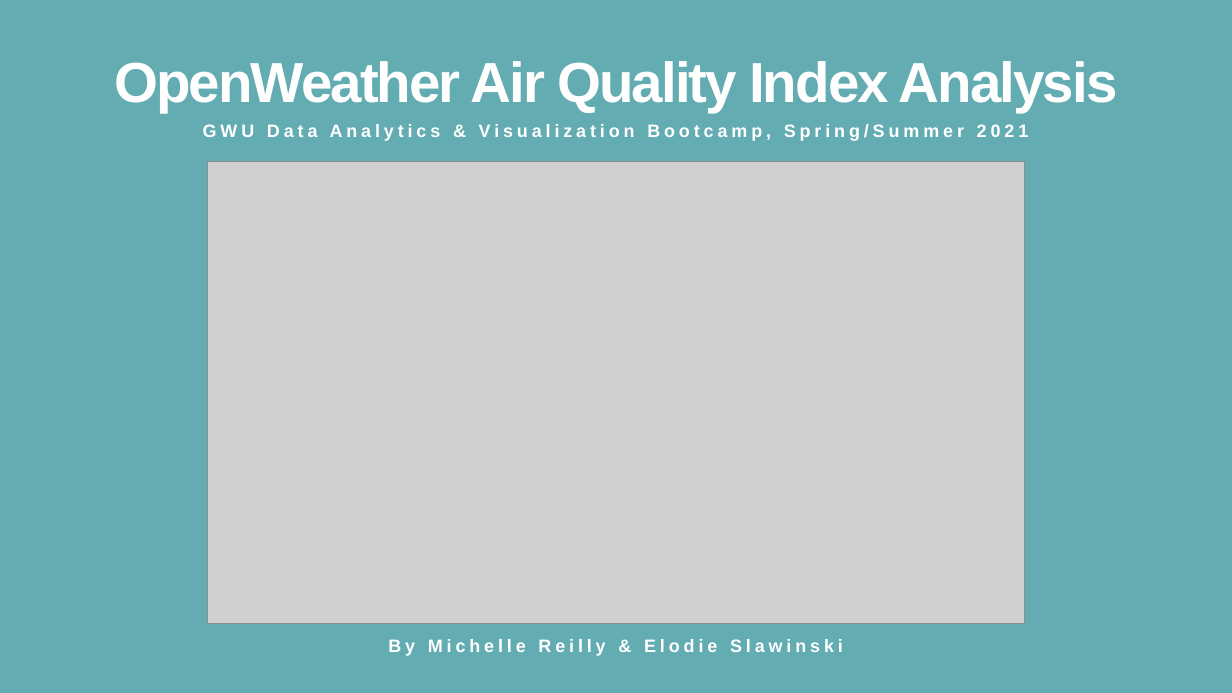
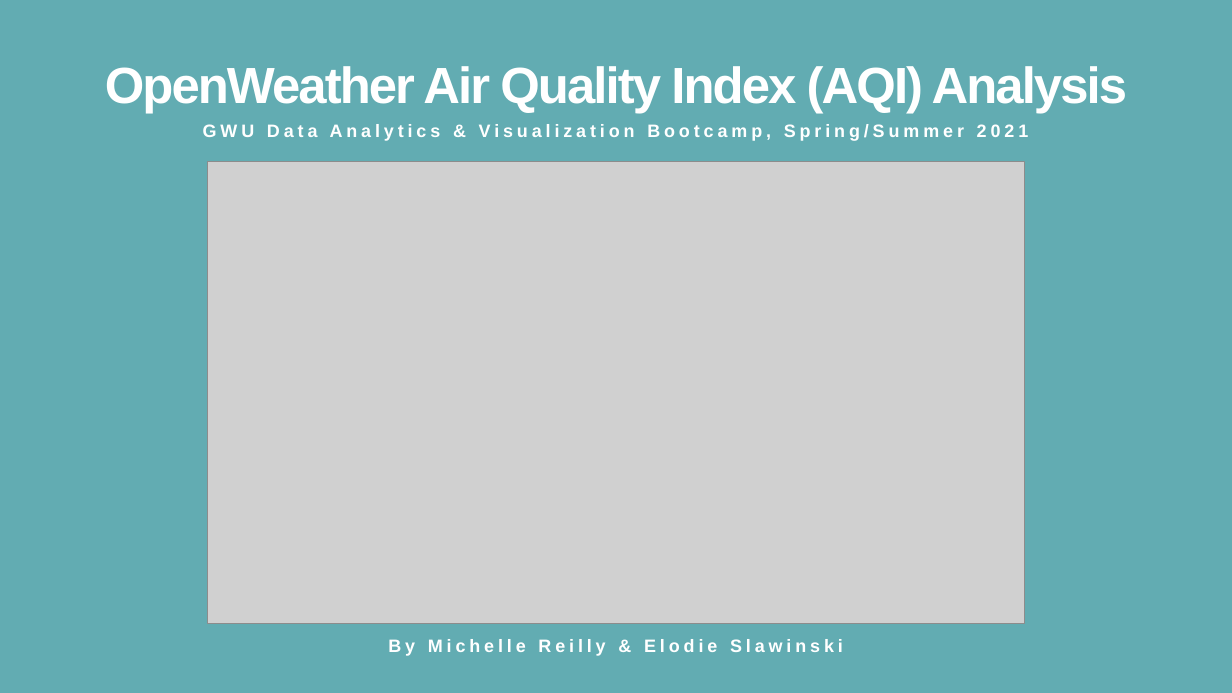
Before and after one commit to mereilly/AQI_Module_20_Final_Project, a slide deck: slide 1 of OpenWeather_AQI_Presentation_Draft.pptx. Drawn at 1232x693 pixels with LibreOffice and Linux fonts; fonts in the diff are those of the drawing; grey boxes stand for pictures. Boxes give left, top, right and bottom in pixels: in the first picture for what was removed or moved away, otherwise in the second. Text is boxed around its words. In the diff, an @@ line names an element or a change of style, - is before the commit and + after.

```diff
--- a/OpenWeather_AQI_Presentation_Draft.pptx
+++ b/OpenWeather_AQI_Presentation_Draft.pptx
@@ title at (x1=105, y1=66, x2=1128, y2=114): text changed; size 44 to 39.6 pt @@
-OpenWeather Air Quality Index Analysis
+OpenWeather Air Quality Index (AQI) Analysis
```
Also in this commit, not shown: 4 other slides changed, 1 slide added.
